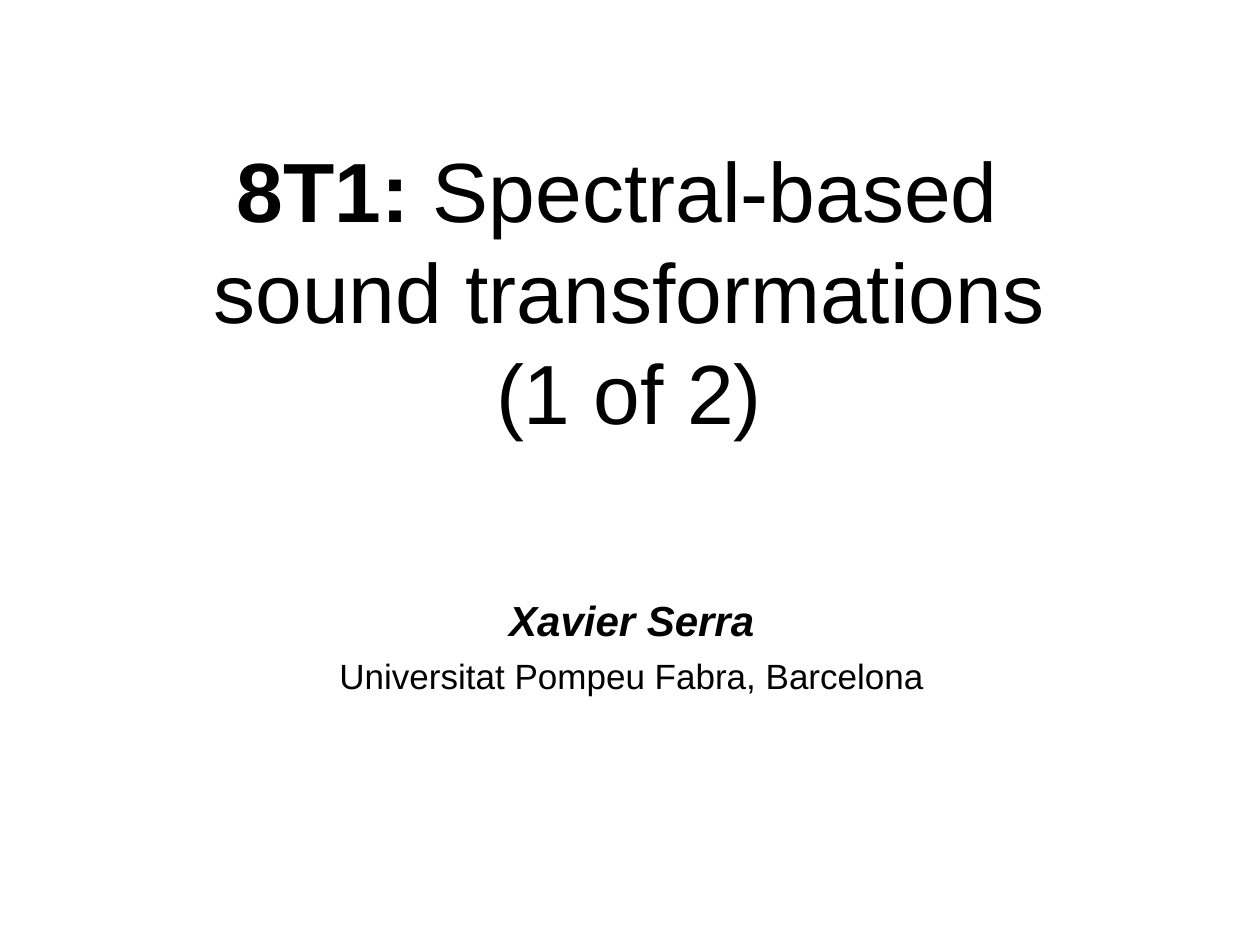
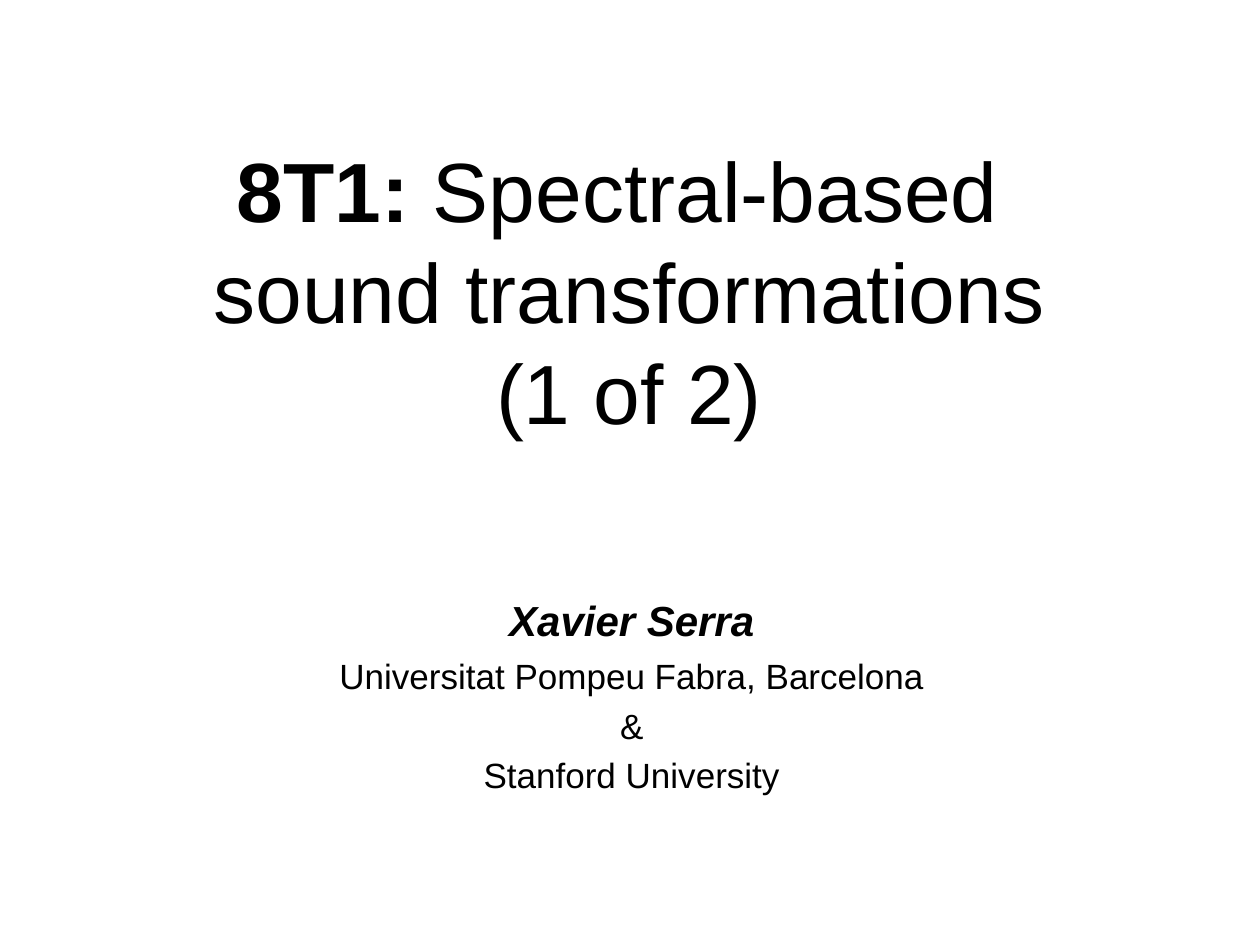
Before and after one commit to hoinx/sms-tools, a slide deck: slide 1 of lectures/8-Sound-transformations/8T1-Sound-transformations-1.odp. Drawn at 1260x945 pixels with LibreOffice and Linux fonts; fonts in the diff are those of the drawing. Boxes give left, top, right and bottom in pixels: in the first picture for what was removed or moved away, otherwise in the second. Text is boxed around its words. In the diff, an @@ line names an element or a change of style, - is before the commit and + after.

```diff
--- a/lectures/8-Sound-transformations/8T1-Sound-transformations-1.odp
+++ b/lectures/8-Sound-transformations/8T1-Sound-transformations-1.odp
@@ text at (484, 762, 780, 795): paragraphs added @@
+&
+Stanford University
```
Also in this commit, not shown: 3 other slides changed, 1 slide added, 1 slide removed, 1 other file.
